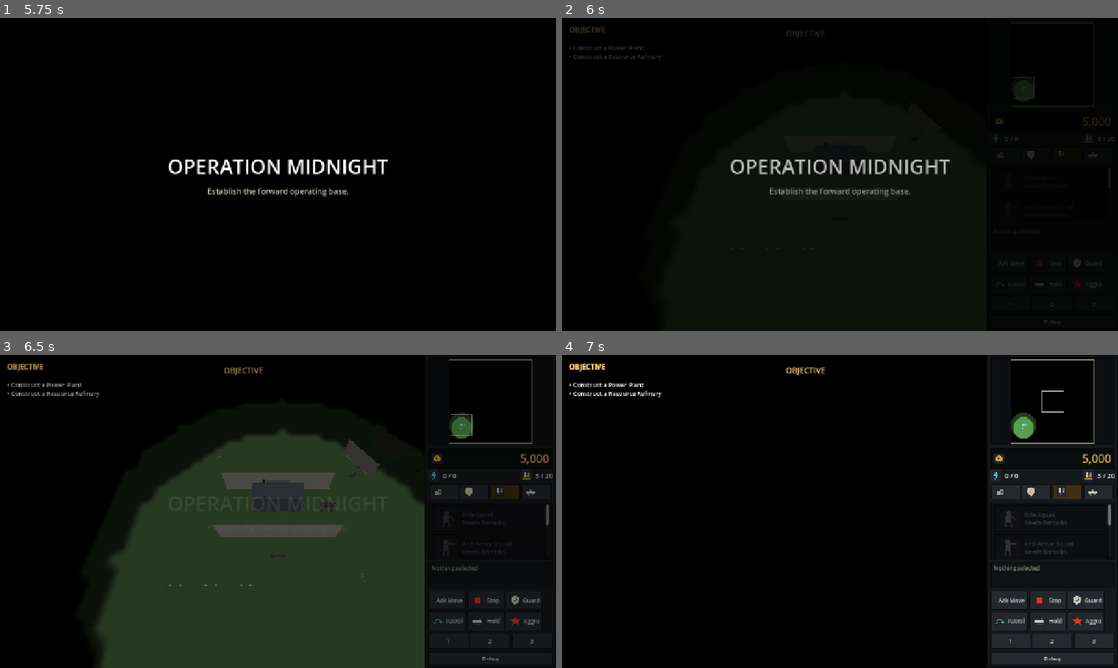
Above: before the commit, frames 1-4 (two rows, left to right).
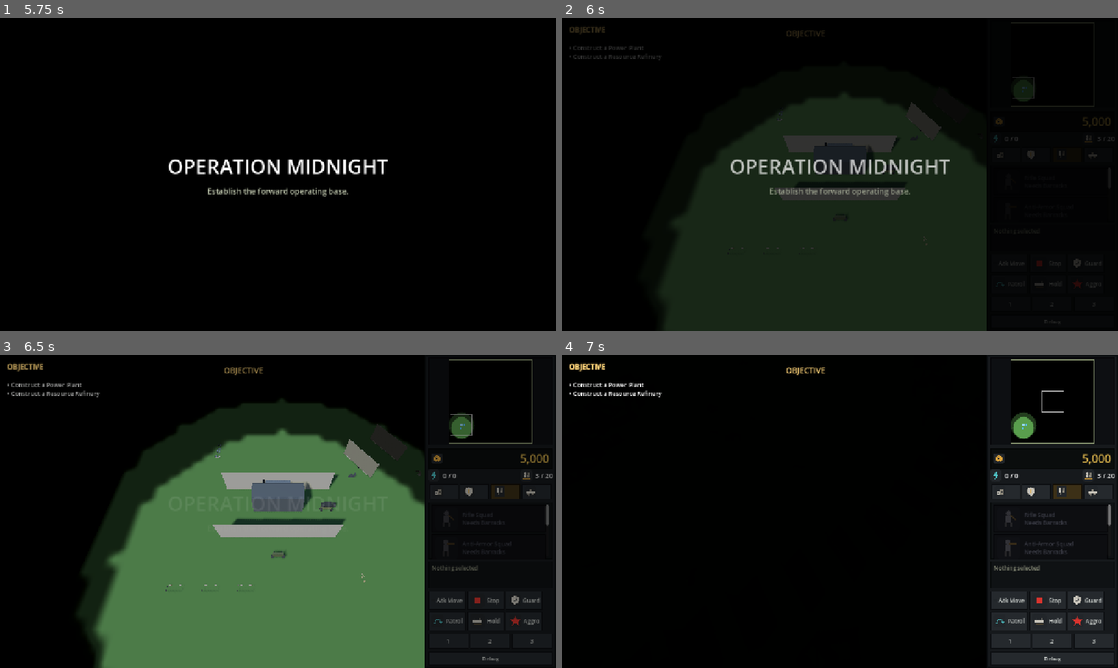
Above: after the commit, the same moments.

Repository: xionams/operation-midnight
Game: Godot game, scene res://main.tscn
Same seed, same stepped clock (60 frames per second), same inputs: the game is played once before the commit and once after it.
Inputs (mouse positions are in pixels of both pictures, inside the frame that each line leads up to):
- Up to frame 1 (5.75 s): click "Easy" at 0.5 s; click "Easy" at 1.25 s; click "Normal" at 2 s; click "Normal" at 2.75 s; click "START OPERATION" at 3.5 s; click (444, 155) at 4.27 s; click (472, 155) at 5.02 s
- Up to frame 2 (6 s): click (1067, 155) at 5.77 s
- Up to frame 3 (6.5 s): no input
- Up to frame 4 (7 s): tap Enter at 6.5 s; drag from (1051, 401) to (895, 442) at 6.52 s

Frame 1 is identical in both runs. In frame 2, 1.4% of the frame differs, in the area x 30-66%, y 32-74%; in frame 3, 37%, in the area x 16-77%, y 23-100%; in frame 4, less than 0.1%.

Commit message:
Light the battlefield: shadows, sky ambient, filmic tonemap
The 3D was flat because nothing in the scene had direction. The sun cast
no shadow at all, and ambient was one grey colour applied equally to
every surface, so a roof, a wall and the ground all resolved to nearly
the same value and the models lost their form.

Three changes, all in _build_environment:

- The sun casts shadows. One orthogonal split over 110m, which is what
  RTSCamera can actually see at max_zoom 45; every metre past that is
  resolution taken away from what is on screen. Sun lowered from -55 to
  -48 so structures throw enough shadow to show their height.
- Ambient comes from a ProceduralSky instead of a flat colour. The sky
  is never drawn - background stays dark so fog of war keeps the area
  past the map edge dark - it exists purely so ambient has a direction:
  up-facing surfaces catch cool daylight, down-facing ones warm ground
  bounce. That separation is what makes a greybox read as a solid.
- Filmic tonemapping, exposure 1.35. Filmic alone left the field looking
  overcast, so the exposure lift puts the lit ground back where it was
  while keeping the highlight rolloff.

Measured against the previous screenshots: mean luminance 53 -> 75 and
contrast 22.9 -> 32.8, so the picture is brighter AND has ~43% more
tonal range rather than simply being turned up.

Cost, at 120 units: 56.8 FPS -> 50.1. Free at 40 and 80. It is fill rate,
not draw calls - 4096 cost 9 FPS, 2048 costs 3, and 1024 was tried and
rejected because it striped acne across the base pads. OM_NO_SHADOWS
joins the other three switches so the cost stays measurable.

Full regression: 14 suites, 0 failures.

Co-Authored-By: Claude Opus 5 <noreply@anthropic.com>
Claude-Session: https://claude.ai/code/session_01DZuC8PnfRtC4UfouPMZvxD

Diff:
--- a/project.godot
+++ b/project.godot
@@ -81,3 +81,13 @@
 renderer/rendering_method.mobile="mobile"
 textures/vram_compression/import_etc2_astc=true
 anti_aliasing/quality/msaa_3d=1
+
+; Shadow budget. This is fill-rate bound, not draw-call bound: at 120
+; units the 4096 default cost 9 FPS and 2048 costs 3, for shadows that
+; are soft enough that the resolution is not visible either way. 1024 was
+; measured too and is the floor - it puts acne stripes across the flat
+; concrete of a base pad, which no amount of bias tuning cleared.
+lights_and_shadows/directional_shadow/size=2048
+lights_and_shadows/directional_shadow/size.mobile=2048
+lights_and_shadows/directional_shadow/soft_shadow_filter_quality=3
+lights_and_shadows/directional_shadow/soft_shadow_filter_quality.mobile=2
--- a/scripts/core/main.gd
+++ b/scripts/core/main.gd
@@ -162,22 +162,96 @@
 	material.set_shader_parameter("base_color", color)
 	return material
 
+## Shadows are the single biggest difference between "coloured boxes" and
+## "a battlefield", so they are on by default and OM_NO_SHADOWS exists to
+## measure what they cost rather than to hide them.
+static func shadows_enabled() -> bool:
+	return OS.get_environment("OM_NO_SHADOWS").is_empty()
+
 func _build_environment() -> void:
 	var light := DirectionalLight3D.new()
 	light.name = "SunLight"
-	light.rotation_degrees = Vector3(-55, -35, 0)
-	light.light_energy = 1.15
-	light.shadow_enabled = false
+	## Lowered from -55. A high sun puts every shadow directly under the
+	## thing casting it, which reads as no shadow at all from an RTS
+	## camera; at -48 a structure throws enough shadow to show its height.
+	light.rotation_degrees = Vector3(-48, -35, 0)
+	light.light_energy = 1.35
+	## Warm sun against cool sky ambient. Equal-temperature light on every
+	## face is what made the greyboxes read flat - the faces all resolved
+	## to the same grey no matter which way they pointed.
+	light.light_color = Color(1.0, 0.957, 0.882)
+	light.shadow_enabled = shadows_enabled()
+	## One orthogonal split rather than four. The camera holds a near
+	## constant height, so the extra cascades would spend fill rate
+	## resolving depth ranges this game never looks at.
+	light.directional_shadow_mode = DirectionalLight3D.SHADOW_ORTHOGONAL
+	## RTSCamera tops out at max_zoom 45 and shows roughly 70m of ground,
+	## putting the furthest visible point under 90m away. 110 covers that
+	## with margin and nothing more: the shadow map's fixed resolution is
+	## spread across this distance, so every metre beyond what the camera
+	## can actually see is resolution taken away from what it can.
+	light.directional_shadow_max_distance = 110.0
+	light.directional_shadow_blend_splits = false
+	## Greyboxes are large flat faces meeting at right angles, which is
+	## the worst case for shadow acne. Normal bias does most of the work
+	## here; a larger depth bias would detach shadows from their casters.
+	light.shadow_bias = 0.04
+	light.shadow_normal_bias = 1.4
+	light.shadow_blur = 1.1
 	add_child(light)
 
 	var env_node := WorldEnvironment.new()
 	env_node.name = "WorldEnvironment"
 	var environment := Environment.new()
+
+	## A sky, purely so ambient light has a DIRECTION. With a flat ambient
+	## colour every surface received the same fill and the models lost
+	## their form; a sky means up-facing surfaces catch cool daylight and
+	## down-facing ones catch warm bounce off the ground, which separates
+	## a roof from a wall before the sun is even considered.
+	var sky_material := ProceduralSkyMaterial.new()
+	sky_material.sky_top_color = Color(0.298, 0.427, 0.612)
+	sky_material.sky_horizon_color = Color(0.678, 0.729, 0.769)
+	sky_material.ground_bottom_color = Color(0.239, 0.243, 0.212)
+	sky_material.ground_horizon_color = Color(0.510, 0.502, 0.443)
+	sky_material.sky_energy_multiplier = 1.0
+	sky_material.ground_energy_multiplier = 1.0
+	## No sun disk: the camera never looks at the horizon, so it would only
+	## ever show up as a bright smear in the skirt beyond the map.
+	sky_material.sun_angle_max = 0.0
+	sky_material.sun_curve = 0.0
+
+	var sky := Sky.new()
+	sky.sky_material = sky_material
+	## The sky never changes during a match, so it is convolved once
+	## instead of every frame, and at the smallest radiance size that
+	## still gives smooth ambient - this is only ever a light source.
+	sky.process_mode = Sky.PROCESS_MODE_QUALITY
+	sky.radiance_size = Sky.RADIANCE_SIZE_128
+	environment.sky = sky
+
+	## Background stays a flat colour. The sky is a light source here, not
+	## scenery: showing it would light up everything beyond the map edge,
+	## which is exactly the area fog of war is meant to keep dark.
 	environment.background_mode = Environment.BG_COLOR
-	environment.background_color = Color(0.55, 0.65, 0.78)
-	environment.ambient_light_source = Environment.AMBIENT_SOURCE_COLOR
-	environment.ambient_light_color = Color(0.6, 0.62, 0.68)
-	environment.ambient_light_energy = 0.65
+	environment.background_color = Color(0.086, 0.098, 0.110)
+	environment.ambient_light_source = Environment.AMBIENT_SOURCE_SKY
+	## Sky ambient at 1.0 delivers markedly less fill than the flat grey it
+	## replaced, because it now falls off by surface direction instead of
+	## hitting everything equally. Raised so shaded faces stay readable -
+	## an RTS player has to identify a structure sitting in shadow.
+	environment.ambient_light_energy = 1.45
+
+	## Filmic rolls the highlights off instead of clipping them, so a lit
+	## concrete roof stops flattening into one white value. White is held
+	## at 1.0 because nothing in this game is deliberately over-exposed.
+	environment.tonemap_mode = Environment.TONE_MAPPER_FILMIC
+	## Filmic compresses the mid-tones, which left the battlefield looking
+	## overcast; the exposure lift puts the lit ground back where it was
+	## while keeping the highlight rolloff that motivated the change.
+	environment.tonemap_exposure = 1.35
+	environment.tonemap_white = 1.0
+
 	env_node.environment = environment
 	add_child(env_node)
 
Binary file changed: screenshots/asset_sheet.png
Binary file changed: screenshots/battlefield_overview.png
Binary file changed: screenshots/combat.png
Binary file changed: screenshots/defensive_walls.png
Binary file changed: screenshots/enemy_base.png
Binary file changed: screenshots/player_base.png
Binary file changed: screenshots/resource_harvesting.png
Binary file changed: screenshots/vehicle_group.png
Not shown, changed: .gitignore
Not shown, changed: docs/ART_DIRECTION.md
